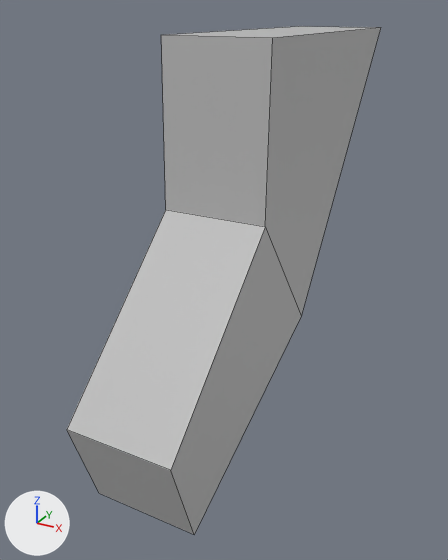
An edit to the FBX model Broken Dreams/Assets/3D Models/Weapons/G17/G17_Trigger.fbx, drawn before and after from the same camera.
Both versions are drawn from a 50 mm camera at (0.0259, -0.0524, 0.6265) aimed at (-0.0013, -0.003, 0.6017). The axes (+X, +Y, +Z) are drawn at lower left. The lights are the same throughout. Mesh edges are drawn as thin lines. Where no turn or scale is listed for an object, it has been applied to the vertices.

The older version as bpy lines, for what is in view:
```python
me_mesh = bpy.data.meshes.new('Mesh')
me_mesh.from_pydata(...)  # 12 vertices, 10 faces; spans x -0.005..0.005, y -0.0446..0.0, z -0.038..0.0
me_mesh.materials.append(mat_phong1)  # grey #bcbcbc
ob_g17_trigger = bpy.data.objects.new('G17_Trigger', me_mesh)
ob_g17_trigger.location = (0.0, 0.022, 0.6244)
```
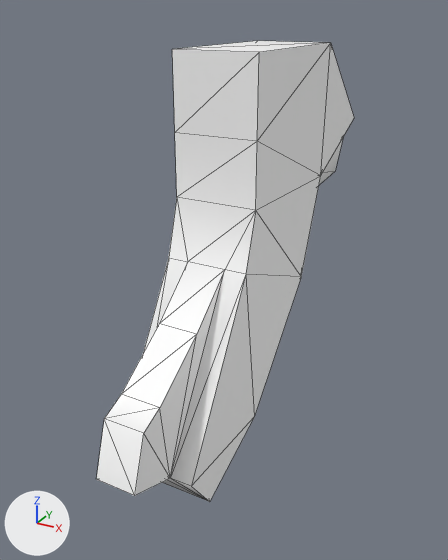
Where the change shows, as pixel boxes [x1, y1, x2, y2] in the pictures (448 x 560 px):
'G17_Trigger', reshaped, moved (18% narrower, 9% shorter): before [67, 26, 381, 534]; after [97, 41, 354, 502]

The edits, one by one:
Material 'G17Mat' (mat_g17mat) is new.
Its base color is (1.0, 1.0, 1.0) (white #ffffff).
Its roughness is 0.553.
me_mesh is used by ob_g17_trigger; location (0.0, 0.022, 0.6244).
me_mesh had 12 vertices, 10 faces and spanned x -0.005..0.005, y -0.0446..0.0, z -0.038..0.0.
me_mesh no longer uses material mat_phong1 (grey #bcbcbc).
me_mesh now has 44 vertices, 84 faces and spans x -0.0039..0.0039, y -0.0225..0.0225, z -0.0188..0.0188.
me_mesh part 1: the whole mesh is rebuilt.
me_mesh now uses material mat_g17mat (white #ffffff).
Object 'G17_Trigger' (ob_g17_trigger) moves from (0.0, 0.022, 0.6244) to (0.0, -0.0005, 0.6046).
